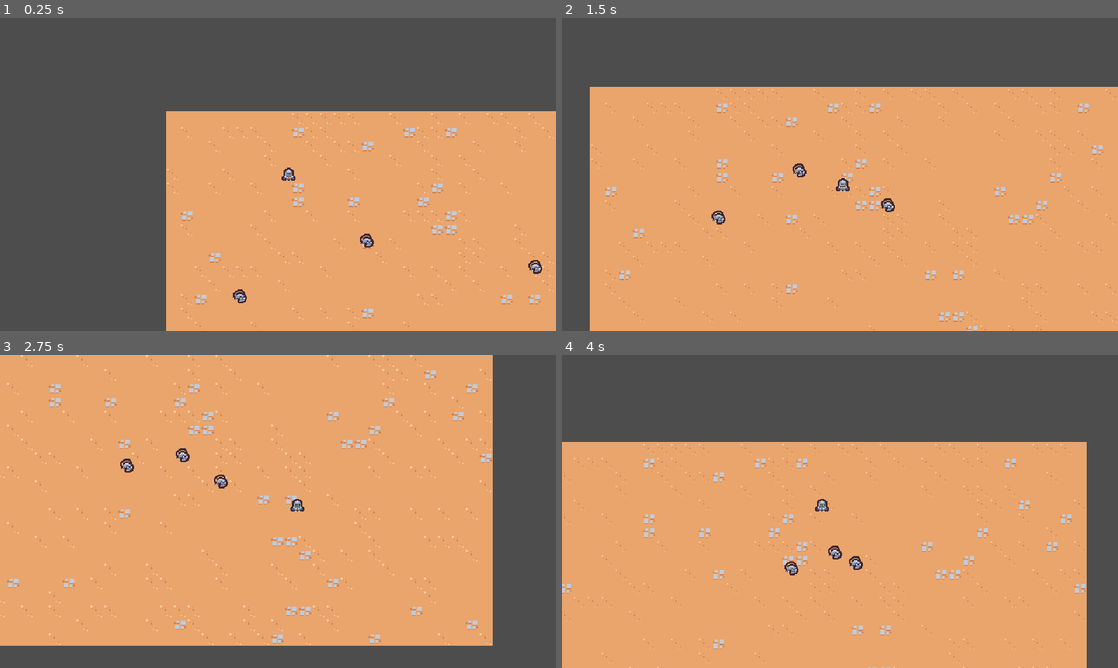
Above: before the commit, frames 1-4 (two rows, left to right).
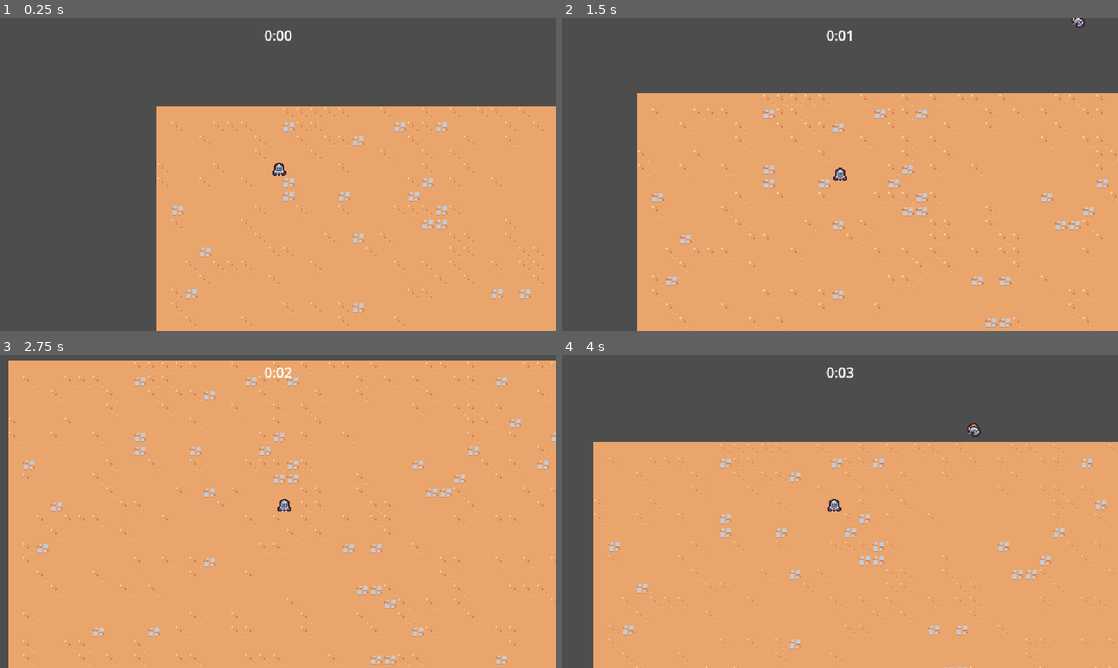
Above: after the commit, the same moments.

Repository: ballinwza/godot-2d-survival
Game: Godot game, scene res://scenes/main/Main.tscn
The game is run twice, just before and just after one commit, with the same random seed, the same clock (stepped at 60 frames per second) and the same inputs.
Inputs:
- Up to frame 1 (0.25 s): no input
- Up to frame 2 (1.5 s): hold D (move_right) 0.53-1.28 s; hold Down (move_down) from 1.28 s (still down)
- Up to frame 3 (2.75 s): release Down (move_down) at 2.03 s; hold D (move_right) from 2.03 s (still down)
- Up to frame 4 (4 s): release D (move_right) at 2.78 s; hold Up (move_up) 2.78-3.53 s; hold A (move_left) from 3.53 s (still down)

The runs differ from the first frame. In frame 1, 5.3% of the frame differs, in the area x 28-100%, y 4-100%; in frame 2, 12%; in frame 3, 25%, in the area x 0-100%, y 0-100%; in frame 4, 12%.

Commit message:
add enemies and timer

Diff:
--- a/project.godot
+++ b/project.godot
@@ -14,6 +14,10 @@
 run/main_scene="res://scenes/main/main.tscn"
 config/features=PackedStringArray("4.0", "Forward Plus")
 config/icon="res://icon.svg"
+
+[debug]
+
+gdscript/warnings/unused_parameter=0
 
 [display]
 
@@ -50,6 +54,13 @@
 ]
 }
 
+[layer_names]
+
+2d_physics/layer_1="Terrain"
+2d_physics/layer_2="Player"
+2d_physics/layer_3="Enemy"
+2d_physics/layer_4="EnemyCollision"
+
 [rendering]
 
 textures/canvas_textures/default_texture_filter=0
--- a/scenes/ability/sword_ability/sword_ability.tscn
+++ b/scenes/ability/sword_ability/sword_ability.tscn
@@ -27,6 +27,18 @@
 "transitions": PackedFloat32Array(1),
 "update": 0,
 "values": [Vector2(1, 1)]
+}
+tracks/2/type = "value"
+tracks/2/imported = false
+tracks/2/enabled = true
+tracks/2/path = NodePath("Area2D/CollisionShape2D:disabled")
+tracks/2/interp = 1
+tracks/2/loop_wrap = true
+tracks/2/keys = {
+"times": PackedFloat32Array(0),
+"transitions": PackedFloat32Array(1),
+"update": 1,
+"values": [true]
 }
 
 [sub_resource type="Animation" id="Animation_g00gu"]
@@ -71,12 +83,27 @@
 "method": &"queue_free"
 }]
 }
+tracks/3/type = "value"
+tracks/3/imported = false
+tracks/3/enabled = true
+tracks/3/path = NodePath("Area2D/CollisionShape2D:disabled")
+tracks/3/interp = 1
+tracks/3/loop_wrap = true
+tracks/3/keys = {
+"times": PackedFloat32Array(0, 0.2, 0.4),
+"transitions": PackedFloat32Array(1, 1, 1),
+"update": 1,
+"values": [true, false, true]
+}
 
 [sub_resource type="AnimationLibrary" id="AnimationLibrary_xluea"]
 _data = {
 "RESET": SubResource("Animation_3rmpu"),
 "swing": SubResource("Animation_g00gu")
 }
+
+[sub_resource type="RectangleShape2D" id="RectangleShape2D_03gfb"]
+size = Vector2(30, 30)
 
 [node name="SwordAbility" type="Node2D"]
 
@@ -89,3 +116,12 @@
 [node name="Sprite2D" type="Sprite2D" parent="."]
 texture = ExtResource("1_8y5na")
 offset = Vector2(0, -4)
+
+[node name="Area2D" type="Area2D" parent="."]
+collision_layer = 4
+collision_mask = 0
+
+[node name="CollisionShape2D" type="CollisionShape2D" parent="Area2D"]
+position = Vector2(15, 0)
+shape = SubResource("RectangleShape2D_03gfb")
+disabled = true
--- a/scenes/ability/sword_ability_controller/sword_ability_controller.gd
+++ b/scenes/ability/sword_ability_controller/sword_ability_controller.gd
@@ -33,3 +33,7 @@
 	var sword_instance = sword_ability.instantiate() as Node2D
 	player.get_parent().add_child(sword_instance)
 	sword_instance.global_position = enemies[0].global_position
+	sword_instance.global_position += Vector2.RIGHT.rotated(randf_range(0, TAU)) * 4
+
+	var enemy_direction = enemies[0].global_position - sword_instance.global_position
+	sword_instance.rotation = enemy_direction.angle()
--- a/scenes/basic_enemy/basic_enemy.gd
+++ b/scenes/basic_enemy/basic_enemy.gd
@@ -1,10 +1,10 @@
 extends CharacterBody2D
 
-const MAX_SPEED = 75
+const MAX_SPEED = 40
 
 # Called when the node enters the scene tree for the first time.
 func _ready():
-	pass # Replace with function body.
+	$Area2D.area_entered.connect(on_area_entered)
 
 
 # Called every frame. 'delta' is the elapsed time since the previous frame.
@@ -19,3 +19,7 @@
 	if player_node != null:
 		return (player_node.global_position - global_position).normalized()
 	return Vector2.ZERO
+
+
+func on_area_entered(other_area: Area2D):
+	queue_free()
--- a/scenes/basic_enemy/basic_enemy.tscn
+++ b/scenes/basic_enemy/basic_enemy.tscn
@@ -1,14 +1,27 @@
-[gd_scene load_steps=4 format=3 uid="uid://r8ovpelbj4qc"]
+[gd_scene load_steps=5 format=3 uid="uid://r8ovpelbj4qc"]
 
 [ext_resource type="Texture2D" uid="uid://bpiuc1as8n4d0" path="res://scenes/basic_enemy/basic_enemy.png" id="1_0367n"]
 [ext_resource type="Script" path="res://scenes/basic_enemy/basic_enemy.gd" id="1_tdkny"]
+
+[sub_resource type="CircleShape2D" id="CircleShape2D_rbyed"]
+radius = 12.0
 
 [sub_resource type="CircleShape2D" id="CircleShape2D_b2ttj"]
 radius = 5.0
 
 [node name="BasicEnemy" type="CharacterBody2D" groups=["enemy"]]
+collision_layer = 8
+collision_mask = 9
+motion_mode = 1
+script = ExtResource("1_tdkny")
+
+[node name="Area2D" type="Area2D" parent="."]
 collision_layer = 0
-script = ExtResource("1_tdkny")
+collision_mask = 4
+
+[node name="CollisionShape2D" type="CollisionShape2D" parent="Area2D"]
+position = Vector2(0, -5)
+shape = SubResource("CircleShape2D_rbyed")
 
 [node name="Sprite2D" type="Sprite2D" parent="."]
 texture = ExtResource("1_0367n")
--- a/scenes/game_camera/game_camera.gd
+++ b/scenes/game_camera/game_camera.gd
@@ -9,7 +9,7 @@
 
 func _process(delta):
 	acquire_target()
-	global_position = global_position.lerp(target_position, 1.0-exp(-delta * 10)) # lerp ทำให้จอขยับแบบ เฮ็กโพเน็นเชียล จะสมูทกว่าค่าคงที่
+	global_position = global_position.lerp(target_position, 1.0-exp(-delta * 20)) # lerp ทำให้จอขยับแบบ เฮ็กโพเน็นเชียล จะสมูทกว่าค่าคงที่
 
 
 func acquire_target():
--- a/scenes/main/Main.tscn
+++ b/scenes/main/Main.tscn
@@ -1,11 +1,20 @@
-[gd_scene load_steps=5 format=3 uid="uid://c0dcqqsp4xj57"]
+[gd_scene load_steps=7 format=3 uid="uid://c0dcqqsp4xj57"]
 
 [ext_resource type="PackedScene" uid="uid://b7o68haiofmjd" path="res://scenes/game_camera/game_camera.tscn" id="1_j2roi"]
+[ext_resource type="PackedScene" uid="uid://d4j5xo5tcqv8l" path="res://scenes/ui/arena_time_ui.tscn" id="1_m4f31"]
+[ext_resource type="PackedScene" uid="uid://ddf4ay2ey2p20" path="res://scenes/manager/enemy_manager.tscn" id="1_pipdi"]
+[ext_resource type="PackedScene" uid="uid://5gh7iaafo4pk" path="res://scenes/manager/arena_time_manager.tscn" id="2_3qurj"]
 [ext_resource type="TileSet" uid="uid://du4fxovyty5rq" path="res://resouces/tileset.tres" id="2_uc3rt"]
 [ext_resource type="PackedScene" uid="uid://cv8ui4te3fq4p" path="res://scenes/player/player.tscn" id="3_s5g7f"]
-[ext_resource type="PackedScene" uid="uid://r8ovpelbj4qc" path="res://scenes/basic_enemy/basic_enemy.tscn" id="4_hjrfw"]
 
 [node name="Main" type="Node"]
+
+[node name="ArenaTimeUI" parent="." node_paths=PackedStringArray("arena_time_manager") instance=ExtResource("1_m4f31")]
+arena_time_manager = NodePath("../ArenaTimeManager")
+
+[node name="ArenaTimeManager" parent="." instance=ExtResource("2_3qurj")]
+
+[node name="EnemyManager" parent="." instance=ExtResource("1_pipdi")]
 
 [node name="GameCamera" parent="." instance=ExtResource("1_j2roi")]
 
@@ -16,12 +25,3 @@
 
 [node name="Player" parent="." instance=ExtResource("3_s5g7f")]
 position = Vector2(141, 80)
-
-[node name="BasicEnemy" parent="." instance=ExtResource("4_hjrfw")]
-position = Vector2(246, 165)
-
-[node name="BasicEnemy2" parent="." instance=ExtResource("4_hjrfw")]
-position = Vector2(443, 190)
-
-[node name="BasicEnemy3" parent="." instance=ExtResource("4_hjrfw")]
-position = Vector2(78, 235)
--- /dev/null
+++ b/scenes/manager/arena_time_manager.gd
@@ -0,0 +1,6 @@
+extends Node
+
+@onready var timer = $Timer
+
+func get_time_elapsed():
+	return timer.wait_time - timer.time_left
--- /dev/null
+++ b/scenes/manager/arena_time_manager.tscn
@@ -0,0 +1,11 @@
+[gd_scene load_steps=2 format=3 uid="uid://5gh7iaafo4pk"]
+
+[ext_resource type="Script" path="res://scenes/manager/arena_time_manager.gd" id="1_lhvvr"]
+
+[node name="ArenaTimeManager" type="Node"]
+script = ExtResource("1_lhvvr")
+
+[node name="Timer" type="Timer" parent="."]
+wait_time = 60.0
+one_shot = true
+autostart = true
--- /dev/null
+++ b/scenes/manager/enemy_manager.gd
@@ -0,0 +1,19 @@
+extends Node
+
+const SPAWN_RADIUS = 375
+@export var basic_enemy_scence : PackedScene
+
+func _ready():
+	$Timer.timeout.connect(on_timer_timeout)
+
+func on_timer_timeout():
+	var player = get_tree().get_first_node_in_group("player") as Node2D
+	if(player == null):
+		return
+
+	var random_direction = Vector2.RIGHT.rotated(randf_range(0, TAU))
+	var spawn_position = player.global_position + (random_direction*SPAWN_RADIUS)
+
+	var enemy = basic_enemy_scence.instantiate() as Node2D
+	get_parent().add_child(enemy)
+	enemy.global_position = spawn_position
--- /dev/null
+++ b/scenes/manager/enemy_manager.tscn
@@ -0,0 +1,11 @@
+[gd_scene load_steps=3 format=3 uid="uid://ddf4ay2ey2p20"]
+
+[ext_resource type="Script" path="res://scenes/manager/enemy_manager.gd" id="1_uxlyy"]
+[ext_resource type="PackedScene" uid="uid://r8ovpelbj4qc" path="res://scenes/basic_enemy/basic_enemy.tscn" id="2_4m2ji"]
+
+[node name="EnemyManager" type="Node"]
+script = ExtResource("1_uxlyy")
+basic_enemy_scence = ExtResource("2_4m2ji")
+
+[node name="Timer" type="Timer" parent="."]
+autostart = true
--- a/scenes/player/Player.gd
+++ b/scenes/player/Player.gd
@@ -1,6 +1,7 @@
 extends CharacterBody2D
 
-const MAX_SPEED = 200
+const MAX_SPEED = 125
+const ACCELERATION_SMOOTHING = 25
 
 
 # Called when the node enters the scene tree for the first time.
@@ -8,11 +9,12 @@
 	pass # Replace with function body.
 
 
-# Called every frame. 'delta' is the elapsed time since the previous frame.
 func _process(delta):
 	var movement_vector = get_movement_vector()
 	var direction = movement_vector.normalized()
-	velocity = direction * MAX_SPEED
+	var target_velocity = direction * MAX_SPEED
+
+	velocity = velocity.lerp(target_velocity, 1-exp(-delta * ACCELERATION_SMOOTHING))
 	move_and_slide()
 
 func get_movement_vector():
--- a/scenes/player/Player.tscn
+++ b/scenes/player/Player.tscn
@@ -9,6 +9,7 @@
 
 [node name="Player" type="CharacterBody2D" groups=["player"]]
 collision_layer = 0
+motion_mode = 1
 script = ExtResource("1_5mq37")
 
 [node name="AbilityManager" type="Node" parent="."]
--- /dev/null
+++ b/scenes/ui/arena_time_ui.gd
@@ -0,0 +1,16 @@
+extends CanvasLayer
+
+@export var arena_time_manager: Node
+@onready var label = %Label
+
+func _process(delta):
+	if arena_time_manager == null:
+		return
+	var time_elapsed = arena_time_manager.get_time_elapsed()
+	label.text = format_seconds_to_string(time_elapsed)
+
+
+func format_seconds_to_string(seconds: float):
+	var minutes = floor(seconds / 60)
+	var remaining_seconds = seconds - (minutes * 60)
+	return str(minutes) + ":" + ("%02d" % floor(remaining_seconds))
--- /dev/null
+++ b/scenes/ui/arena_time_ui.tscn
@@ -0,0 +1,22 @@
+[gd_scene load_steps=2 format=3 uid="uid://d4j5xo5tcqv8l"]
+
+[ext_resource type="Script" path="res://scenes/ui/arena_time_ui.gd" id="1_fjlbm"]
+
+[node name="ArenaTimeUI" type="CanvasLayer"]
+script = ExtResource("1_fjlbm")
+
+[node name="MarginContainer" type="MarginContainer" parent="."]
+anchors_preset = 15
+anchor_right = 1.0
+anchor_bottom = 1.0
+grow_horizontal = 2
+grow_vertical = 2
+mouse_filter = 2
+theme_override_constants/margin_top = 8
+
+[node name="Label" type="Label" parent="MarginContainer"]
+unique_name_in_owner = true
+layout_mode = 2
+size_flags_horizontal = 4
+size_flags_vertical = 0
+text = "test"
Not shown: 1 places in scenes/ability/sword_ability/sword_ability.tscn that only renumber resources
